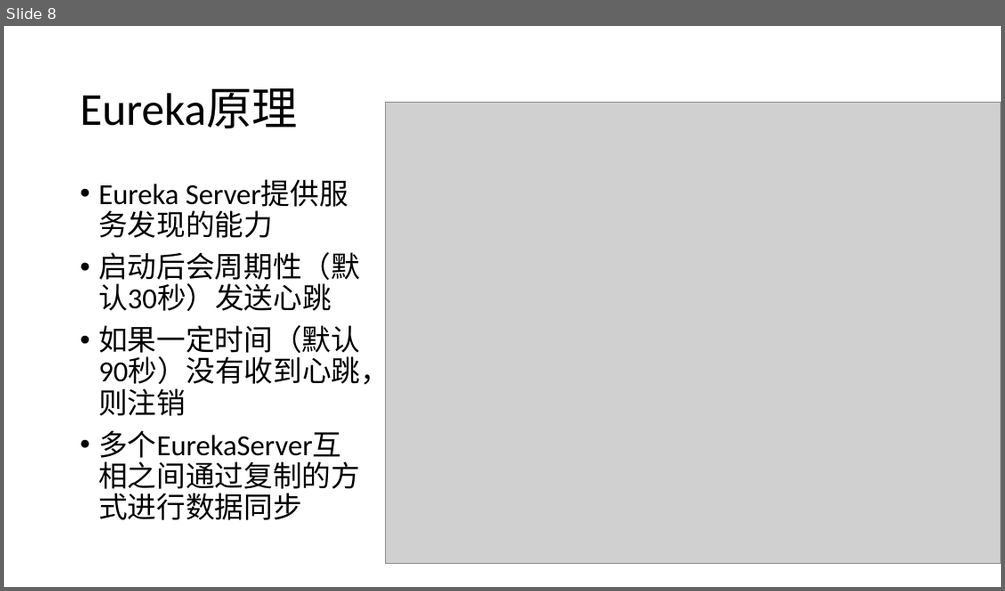
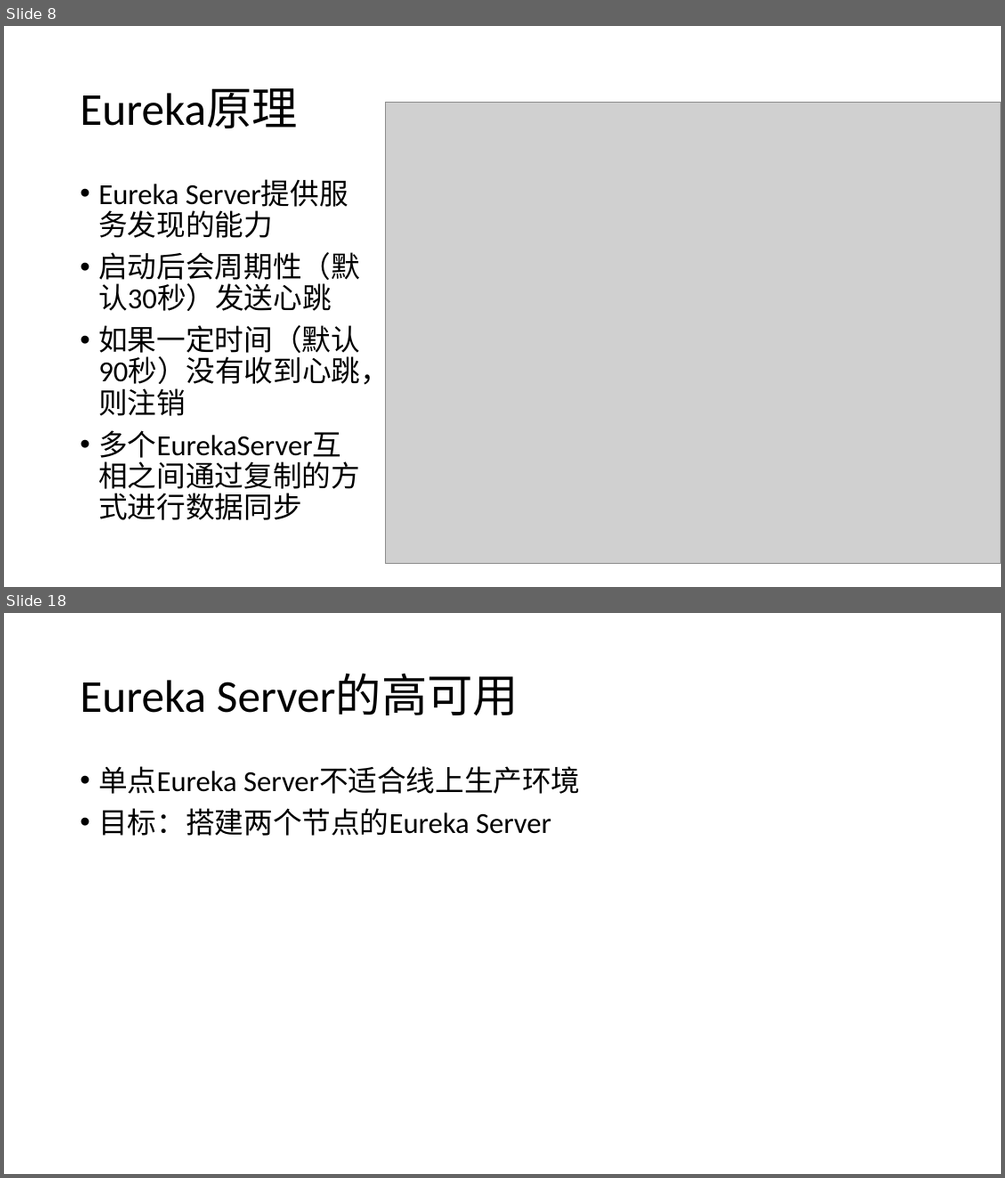
Before and after one commit to airuitian/MicroService, a slide deck: spring-cloud/服务注册与发现.pptx. Shown one above the other, each under a label of ours: slide 8 before the commit, slides 8 and 18 after it; the slides between them are not shown. The pictures are 1005x591 and 1005x1178 pixels, drawn with LibreOffice and Linux fonts; fonts in the diff are those of the drawing; grey boxes stand for pictures. Boxes give left, top, right and bottom in pixels: in the first picture for what was removed or moved away, otherwise in the second. Text is boxed around its words. In the diff, an @@ line names an element or a change of style, - is before the commit and + after.

```diff
--- a/spring-cloud/服务注册与发现.pptx
+++ b/spring-cloud/服务注册与发现.pptx
@@ slide 18 added at (4,613,1001,1174), background #FFFFFF @@
@@ title added at (80,674,518,715), 44 pt, text #000000 @@
+Eureka Server的高可用
@@ text added at (98,766,581,835), 28 pt, text #000000 @@
+• 单点Eureka Server不适合线上生产环境
+• 目标：搭建两个节点的Eureka Server
```
Also in this commit, not shown: 1 slide changed, 30 other slides added, 2 other files.
